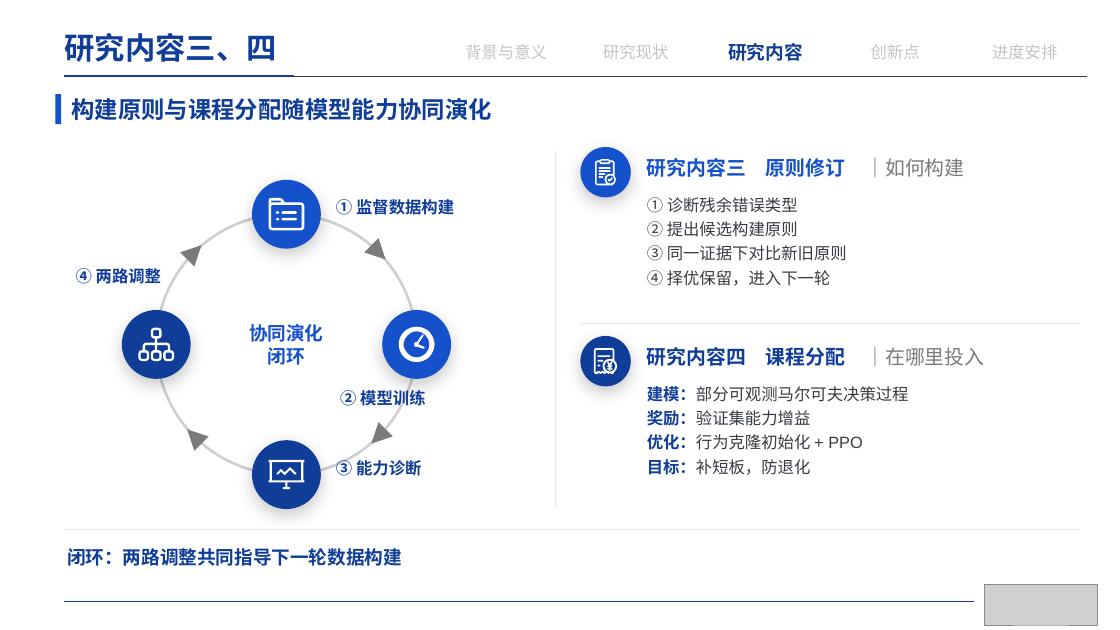
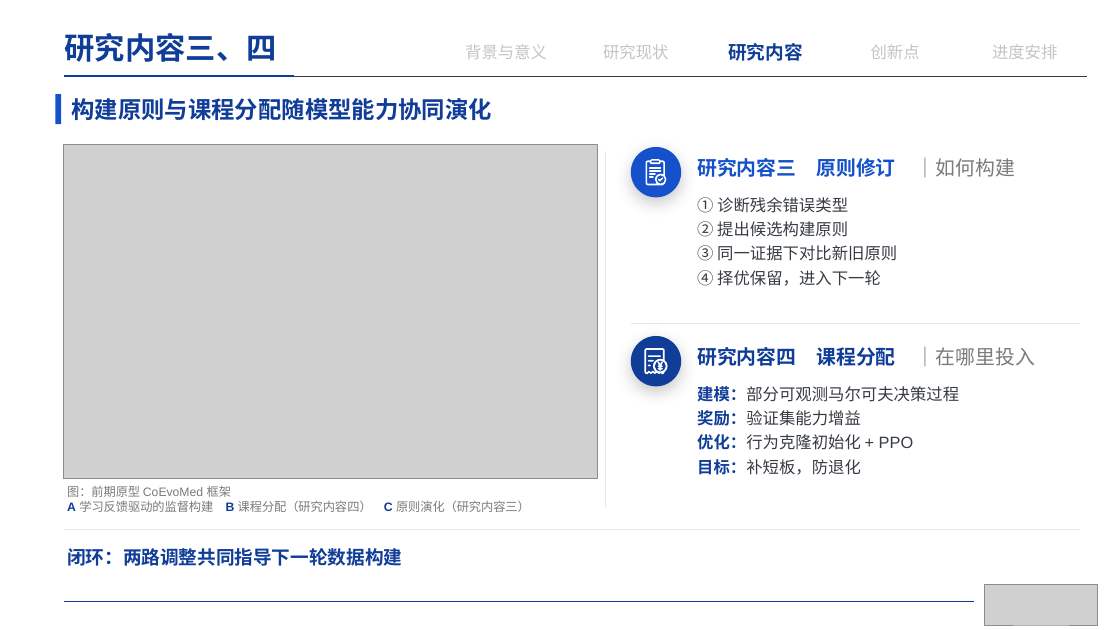
Before and after one commit to irving-2222/Graduation-Thesis, a slide deck: slide 16 of 开题答辩.pptx. Drawn at 1120x630 pixels with LibreOffice and Linux fonts; fonts in the diff are those of the drawing; grey boxes stand for pictures. Boxes give left, top, right and bottom in pixels: in the first picture for what was removed or moved away, otherwise in the second. Text is boxed around its words. In the diff, an @@ line names an element or a change of style, - is before the commit and + after.

```diff
--- a/开题答辩.pptx
+++ b/开题答辩.pptx
@@ picture added at bbox=[64, 145, 597, 478] @@
@@ text "研究内容三 原则修订 ｜如何构建" rewrapped from bbox=[647, 158, 845, 177] to bbox=[697, 158, 1015, 177] @@
@@ ellipse removed at bbox=[252, 180, 321, 249] @@
@@ freeform shape removed at bbox=[269, 198, 305, 231] @@
@@ text removed at bbox=[336, 199, 454, 215] @@
-① 监督数据构建
@@ text "① 诊断残余错误类型": place and size @@
-text "① 诊断残余错误类型" at bbox=[647, 197, 847, 286]
+text "① 诊断残余错误类型" at bbox=[697, 197, 897, 286]
@@ ellipse removed at bbox=[156, 214, 417, 475] @@
@@ triangle removed at bbox=[180, 238, 208, 266] @@
@@ freeform shape removed at bbox=[276, 211, 297, 220] @@
@@ triangle removed at bbox=[365, 238, 393, 266] @@
@@ text removed at bbox=[76, 266, 161, 288] @@
-④ 两路调整
@@ ellipse removed at bbox=[122, 310, 191, 379] @@
@@ freeform shape removed at bbox=[139, 328, 175, 361] @@
@@ text removed at bbox=[249, 324, 323, 365] @@
-协同演化
-闭环
@@ ellipse removed at bbox=[382, 310, 451, 379] @@
@@ freeform shape removed at bbox=[399, 327, 435, 362] @@
@@ line moved from (581, 323) - (1081, 323) to (631, 323) - (1081, 323) @@
@@ 5 freeform shapes, 2 ellipses, 1 line: place and size @@
-5 freeform shapes, 2 ellipses, 1 line at bbox=[555, 147, 631, 508]
+5 freeform shapes, 2 ellipses, 1 line at bbox=[606, 147, 681, 508]
@@ text "研究内容四 课程分配 ｜在哪里投入": place and size @@
-text "研究内容四 课程分配 ｜在哪里投入" at bbox=[647, 347, 984, 366]
+text "研究内容四 课程分配 ｜在哪里投入" at bbox=[697, 347, 1035, 366]
@@ text removed at bbox=[340, 387, 425, 409] @@
-② 模型训练
@@ text "建模：部分可观测马尔可夫决策过程": place and size @@
-text "建模：部分可观测马尔可夫决策过程" at bbox=[647, 386, 909, 475]
+text "建模：部分可观测马尔可夫决策过程" at bbox=[697, 386, 959, 475]
@@ triangle removed at bbox=[180, 423, 208, 451] @@
@@ ellipse removed at bbox=[252, 440, 321, 509] @@
@@ triangle removed at bbox=[365, 423, 393, 451] @@
@@ freeform shape removed at bbox=[269, 460, 305, 490] @@
@@ freeform shape removed at bbox=[276, 467, 297, 476] @@
@@ text removed at bbox=[336, 457, 421, 476] @@
-③ 能力诊断
@@ text added at bbox=[67, 486, 530, 512], 10.5 pt, text #7B7B7B @@
+图：前期原型 CoEvoMed 框架
+A 学习反馈驱动的监督构建 B 课程分配（研究内容四） C 原则演化（研究内容三）
```
Also in this commit, not shown: 4 other slides changed, 1 other file.
